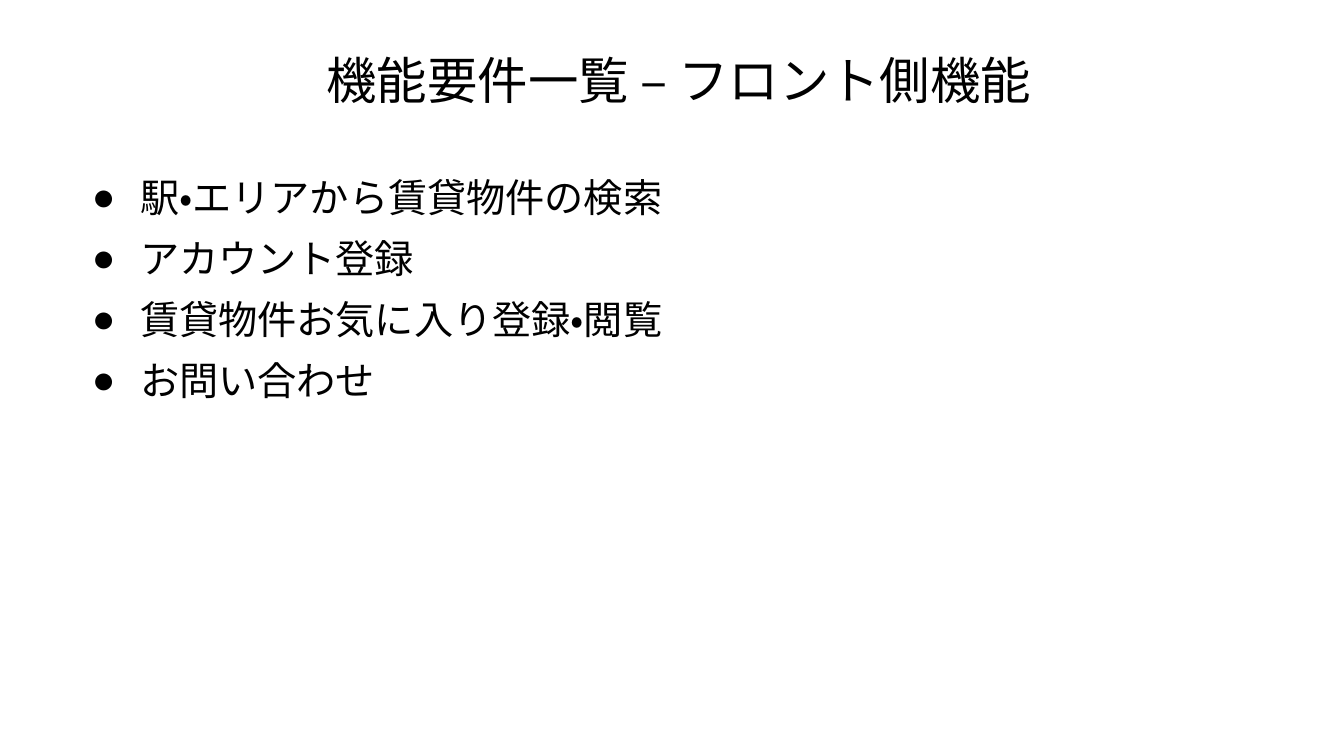
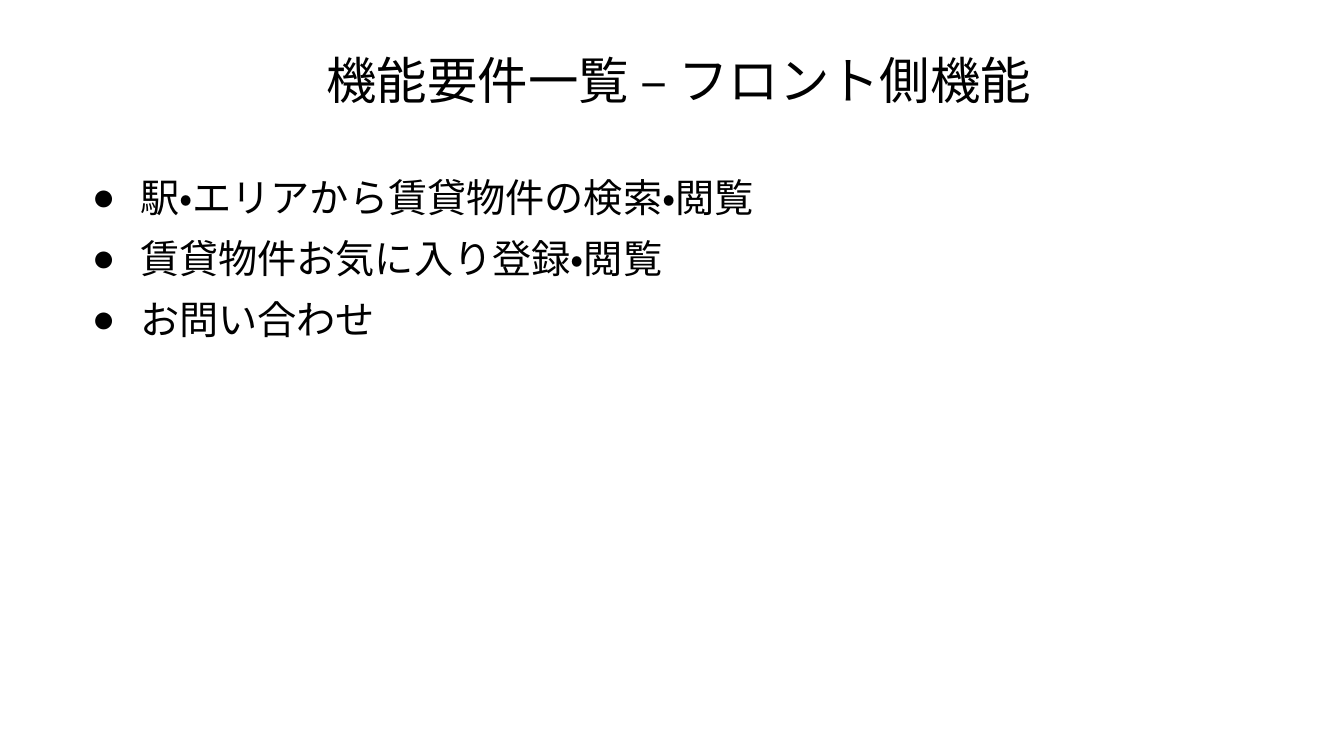
Before and after one commit to akikun918/apart-management-system, a slide deck: slide 4 of 要件定義書.pptx (slide 7 before the commit). Drawn at 1344x756 pixels with LibreOffice and Linux fonts; fonts in the diff are those of the drawing. Boxes give left, top, right and bottom in pixels: in the first picture for what was removed or moved away, otherwise in the second. Text is boxed around its words. In the diff, an @@ line names an element or a change of style, - is before the commit and + after.

```diff
--- a/要件定義書.pptx
+++ b/要件定義書.pptx
@@ text at (140,179,754,216): text changed @@
-● 駅・エリアから賃貸物件の検索
-● アカウント登録
+● 駅・エリアから賃貸物件の検索・閲覧
```
Also in this commit, not shown: 6 other slides changed, 1 slide added, 1 slide removed, 1 other file.
